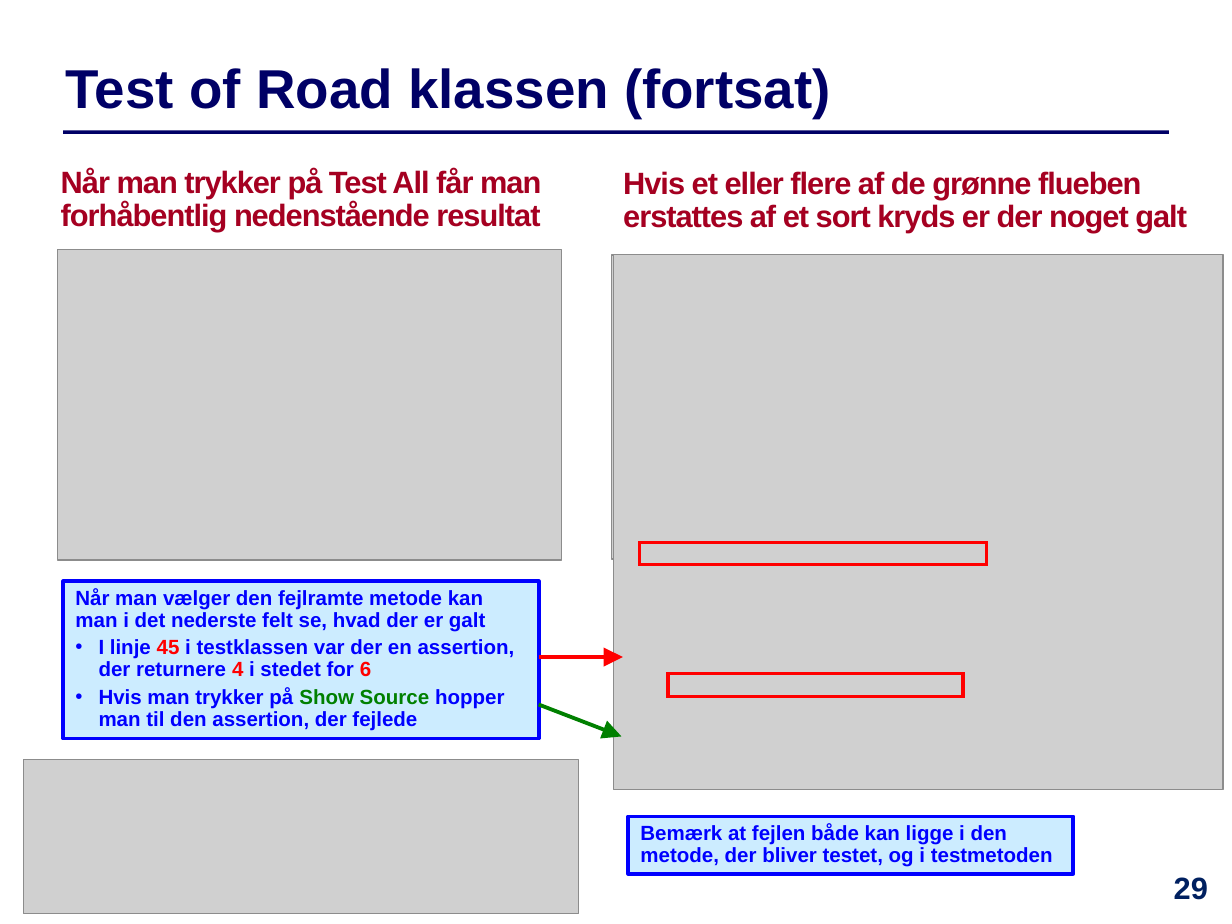
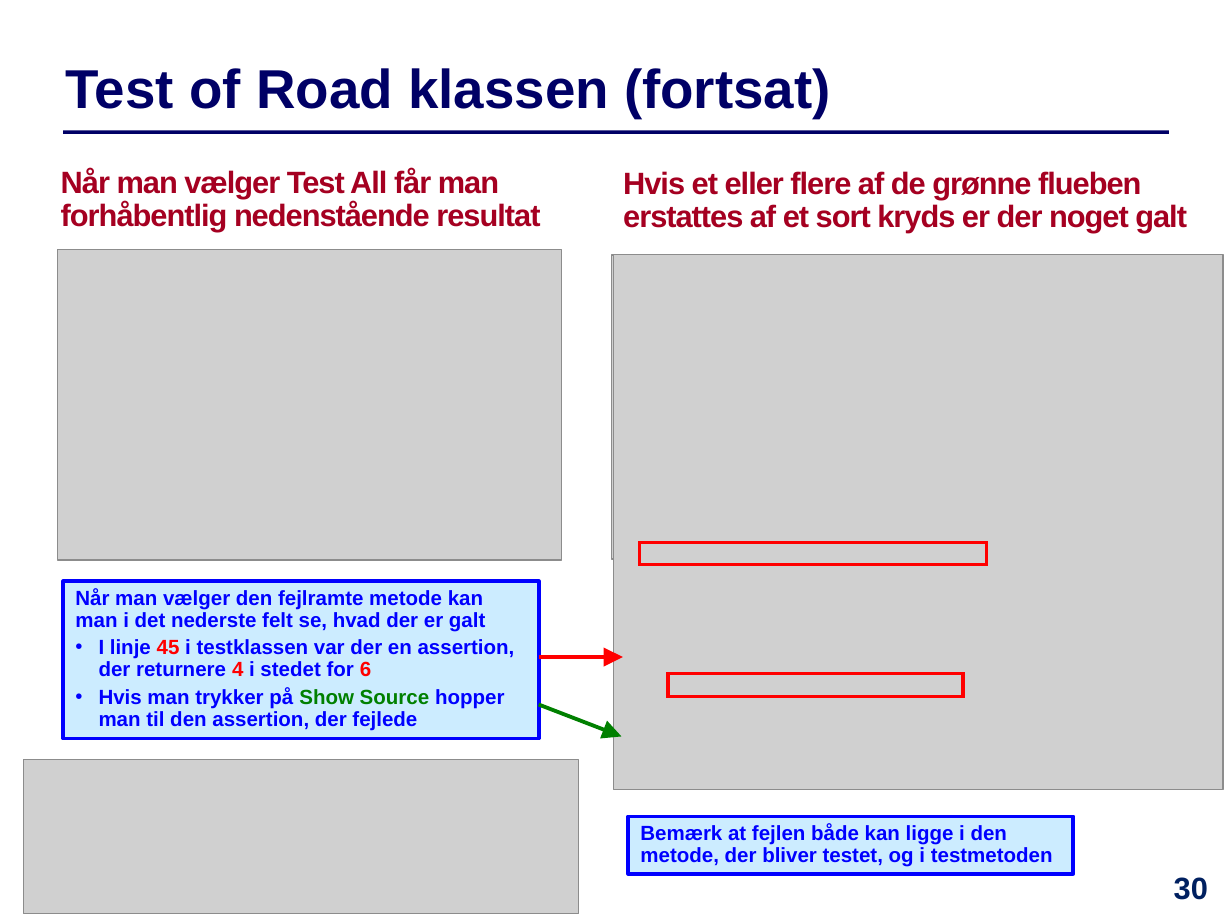
Before and after one commit to IntProgAU/Materiale, a slide deck: slide 30 of web/e21/uge_12/Slides-Uge12.pptx (slide 29 before the commit). Drawn at 1232x924 pixels with LibreOffice and Linux fonts; fonts in the diff are those of the drawing; grey boxes stand for pictures. Boxes give left, top, right and bottom in pixels: in the first picture for what was removed or moved away, otherwise in the second. Text is boxed around its words. In the diff, an @@ line names an element or a change of style, - is before the commit and + after.

```diff
--- a/web/e21/uge_12/Slides-Uge12.pptx
+++ b/web/e21/uge_12/Slides-Uge12.pptx
@@ text at box(61, 169, 540, 232): text changed @@
-  Når man trykker på Test All får man forhåbentlig nedenstående resultat
+  Når man vælger Test All får man forhåbentlig nedenstående resultat
@@ page number at box(1174, 877, 1208, 900): text changed @@
-29
+30
```
Also in this commit, not shown: 13 other slides changed, 1 slide added, 1 other file.
